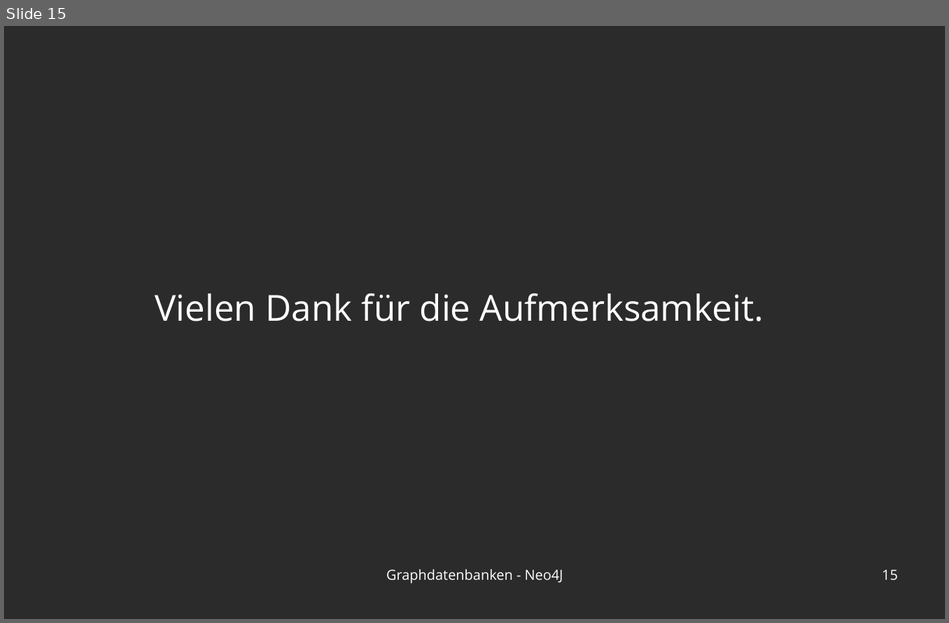
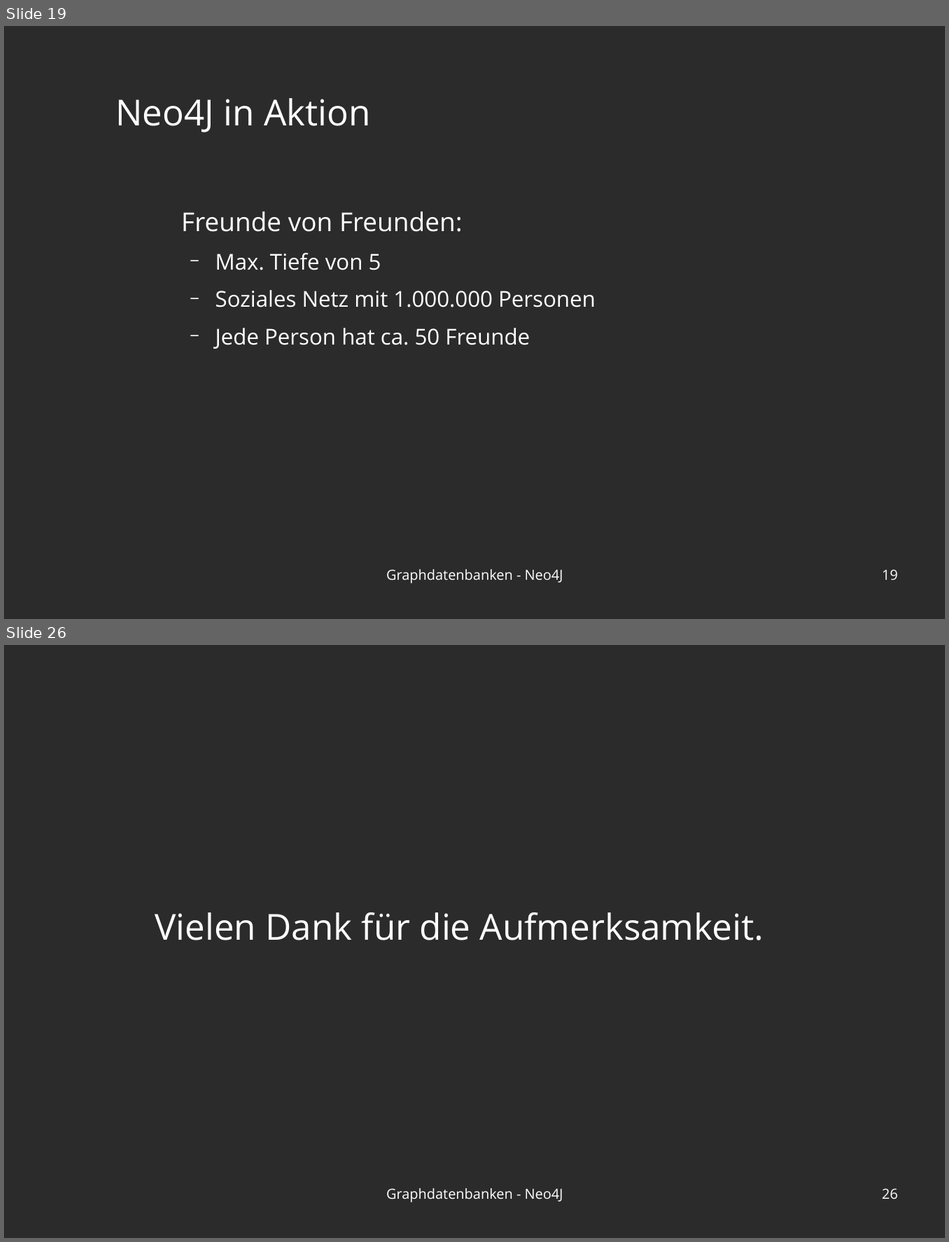
Before and after one commit to blublab/ais, a slide deck: praesi.odp. Shown one above the other, each under a label of ours: slide 15 before the commit, slides 19 and 26 after it; the slides between them are not shown. The pictures are 949x623 and 949x1242 pixels, drawn with LibreOffice and Linux fonts; fonts in the diff are those of the drawing; background and template pictures are left out; a plain dark background stands for a picture behind light text. Boxes give left, top, right and bottom in pixels: in the first picture for what was removed or moved away, otherwise in the second. Text is boxed around its words. In the diff, an @@ line names an element or a change of style, - is before the commit and + after.

```diff
--- a/praesi.odp
+++ b/praesi.odp
@@ slide 19 added at (x1=4, y1=26, x2=945, y2=619), background picture (left out) @@
@@ title added at (x1=115, y1=98, x2=371, y2=132), 36 pt, text #FFFFFF @@
+Neo4J in Aktion
@@ text added at (x1=181, y1=212, x2=596, y2=349), 22 pt, text #FFFFFF @@
+Freunde von Freunden:
+  − Max. Tiefe von 5
+  − Soziales Netz mit 1.000.000 Personen
+  − Jede Person hat ca. 50 Freunde
@@ text added at (x1=386, y1=569, x2=563, y2=583), 14 pt, text #FFFFFF @@
+Graphdatenbanken - Neo4J
@@ page number added at (x1=882, y1=569, x2=898, y2=580), 14 pt, text #FFFFFF @@
+19
@@ what was slide 15 is now slide 26 @@
@@ page number at (x1=882, y1=1188, x2=898, y2=1199): text changed @@
-15
+26
```
Also in this commit, not shown: 7 slides changed, 13 other slides added, 3 slides removed, 51 other files.
